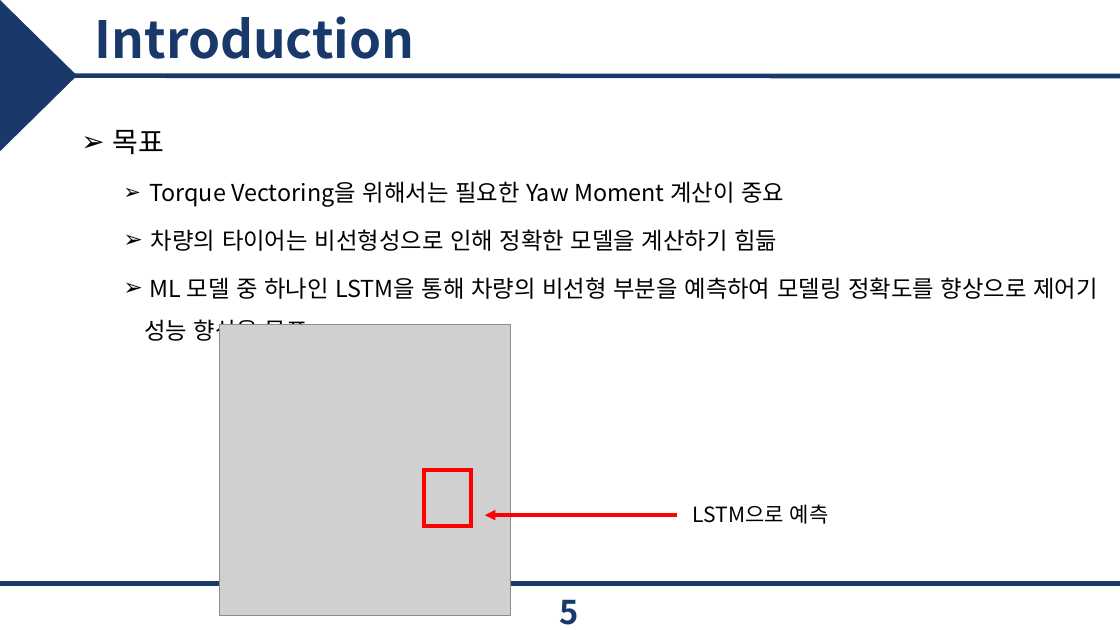
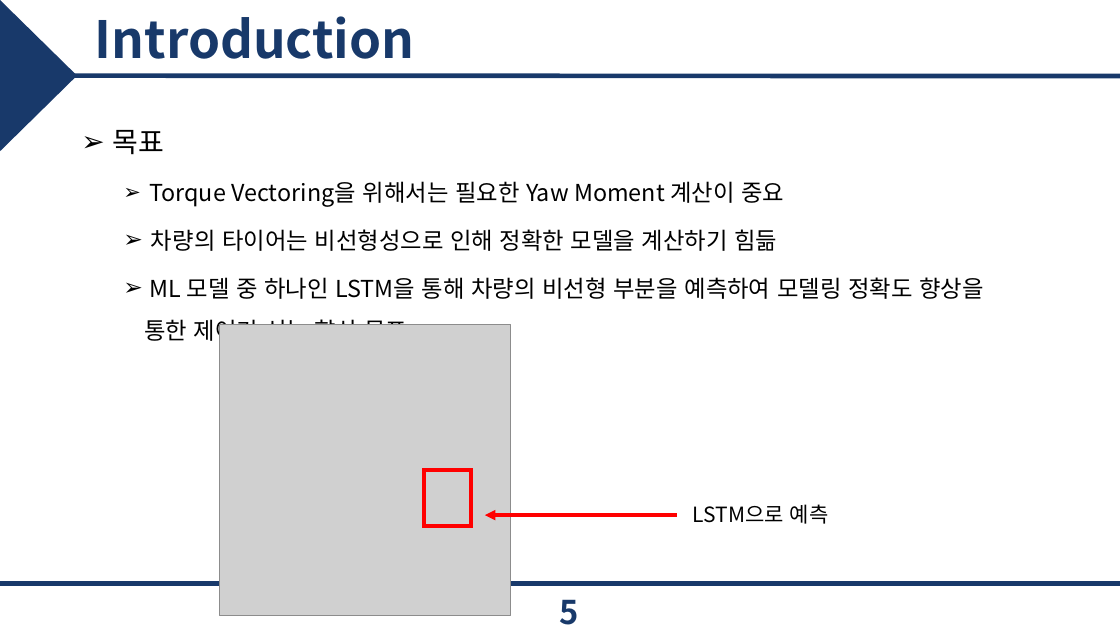
Before and after one commit to epoxx-arch/Torque_vectoringthesis, a slide deck: slide 5 of 졸업 논문/JCCI 발표.pptx. Drawn at 1120x630 pixels with LibreOffice and Linux fonts; fonts in the diff are those of the drawing; grey boxes stand for pictures; background and template pictures are left out. Boxes give left, top, right and bottom in pixels: in the first picture for what was removed or moved away, otherwise in the second. Text is boxed around its words. In the diff, an @@ line names an element or a change of style, - is before the commit and + after.

```diff
--- a/졸업 논문/JCCI 발표.pptx
+++ b/졸업 논문/JCCI 발표.pptx
@@ text at bbox=[144, 277, 983, 345]: text changed @@
-  ➢ ML 모델 중 하나인 LSTM을 통해 차량의 비선형 부분을 예측하여 모델링 정확도를 향상으로 제어기 성능 향상을 목표
+  ➢ ML 모델 중 하나인 LSTM을 통해 차량의 비선형 부분을 예측하여 모델링 정확도 향상을 통한 제어기 성능 향상 목표
```
Also in this commit, not shown: 3 other slides changed, 1 slide added, 1 slide removed, 1 other file.
